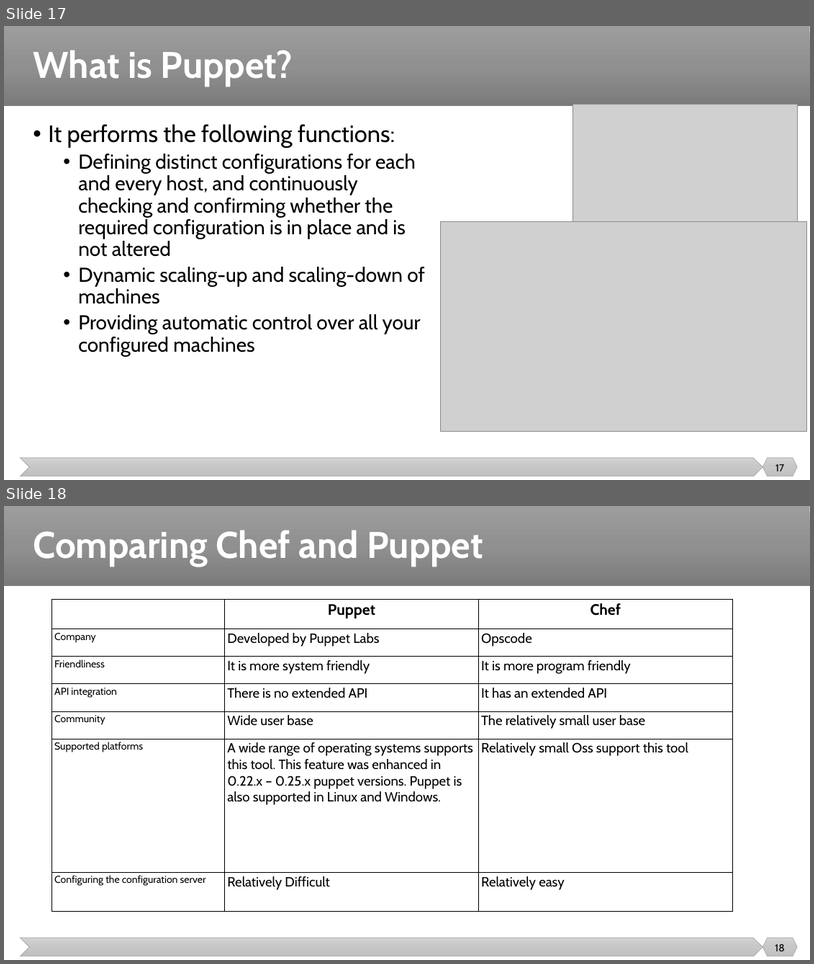
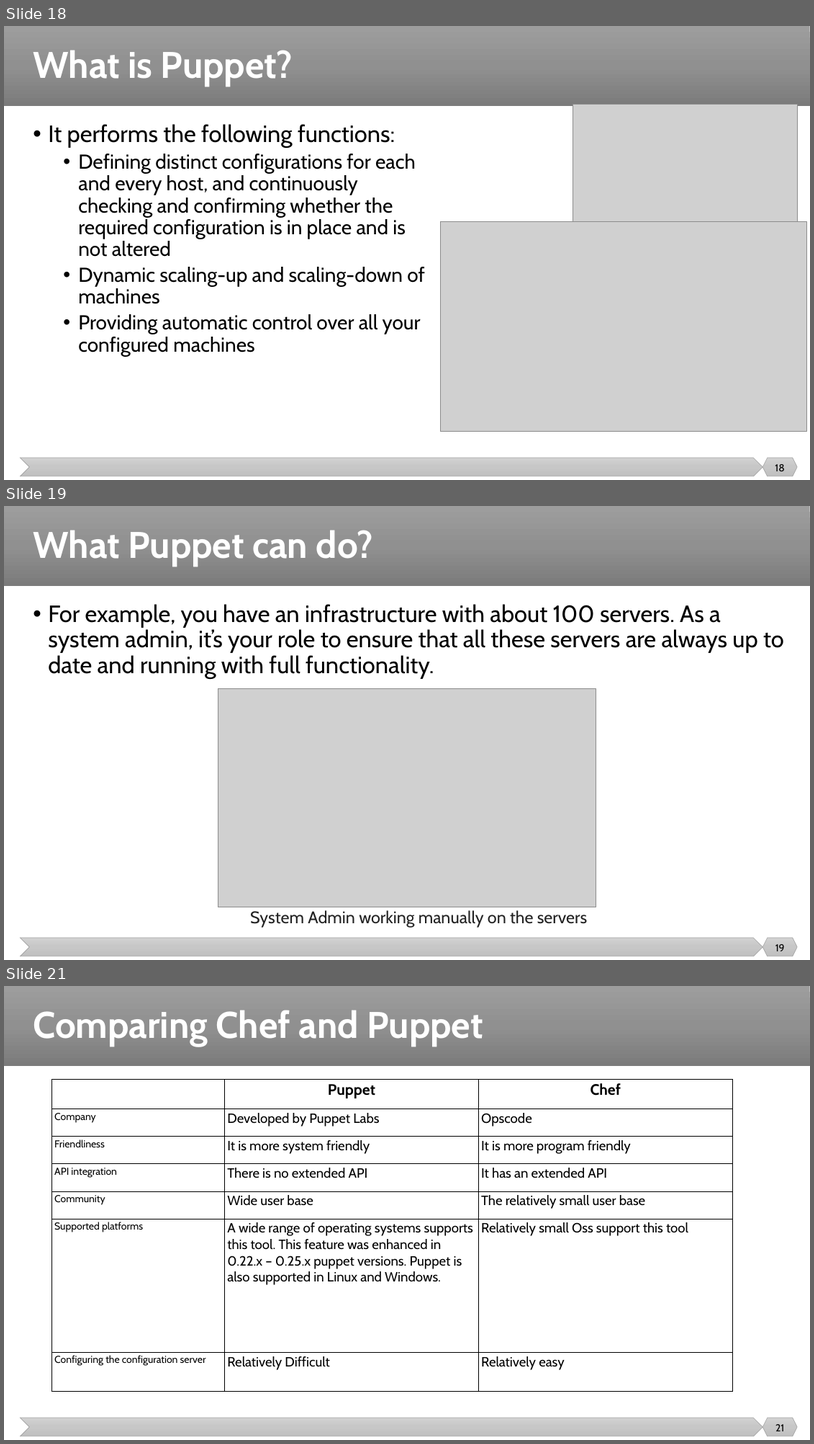
Before and after one commit to malenezi/malenezi, a slide deck: SE489/Lectures/6-Configuration Management/Configuration Management 2.pptx. Shown one above the other, each under a label of ours: slides 17 and 18 before the commit, slides 18, 19 and 21 after it; the slides between them are not shown. The pictures are 814x964 and 814x1444 pixels, drawn with LibreOffice and Linux fonts; fonts in the diff are those of the drawing; grey boxes stand for pictures. Boxes give left, top, right and bottom in pixels: in the first picture for what was removed or moved away, otherwise in the second. Text is boxed around its words. In the diff, an @@ line names an element or a change of style, - is before the commit and + after.

```diff
--- a/SE489/Lectures/6-Configuration Management/Configuration Management 2.pptx
+++ b/SE489/Lectures/6-Configuration Management/Configuration Management 2.pptx
@@ slide 19 added at [4, 506, 810, 960], background #FFFFFF; not listed: 3 template elements that a slide beside it also shows @@
@@ title added at [33, 530, 373, 566], 44 pt, text #FFFFFF, bold @@
+What Puppet can do?
@@ text added at [48, 604, 784, 679], 28 pt, text #000000 @@
+• For example, you have an infrastructure with about 100 servers. As a system admin, it’s your role to ensure that all these servers are always up to date and running with full functionality.
@@ picture added at [218, 689, 597, 906] @@
@@ text added at [250, 910, 588, 926], 20 pt, text #222222 @@
+System Admin working manually on the servers
@@ page number added at [776, 944, 785, 951], 12 pt, text #000000 @@
+19
@@ what was slide 17 is now slide 18 @@
@@ page number at [775, 464, 784, 471]: text changed @@
-17
+18
@@ what was slide 18 is now slide 21 @@
@@ page number at [776, 1424, 784, 1431]: text changed @@
-18
+21
```
Also in this commit, not shown: 1 slide changed, 6 other slides added, 1 other file.
